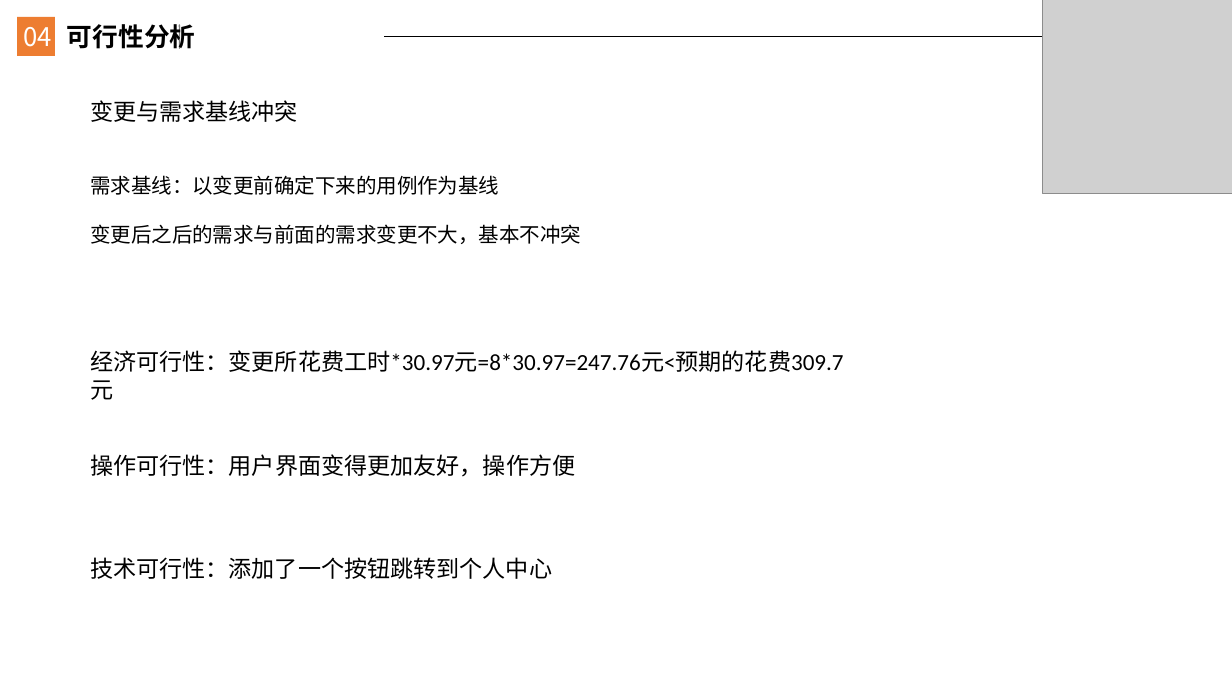
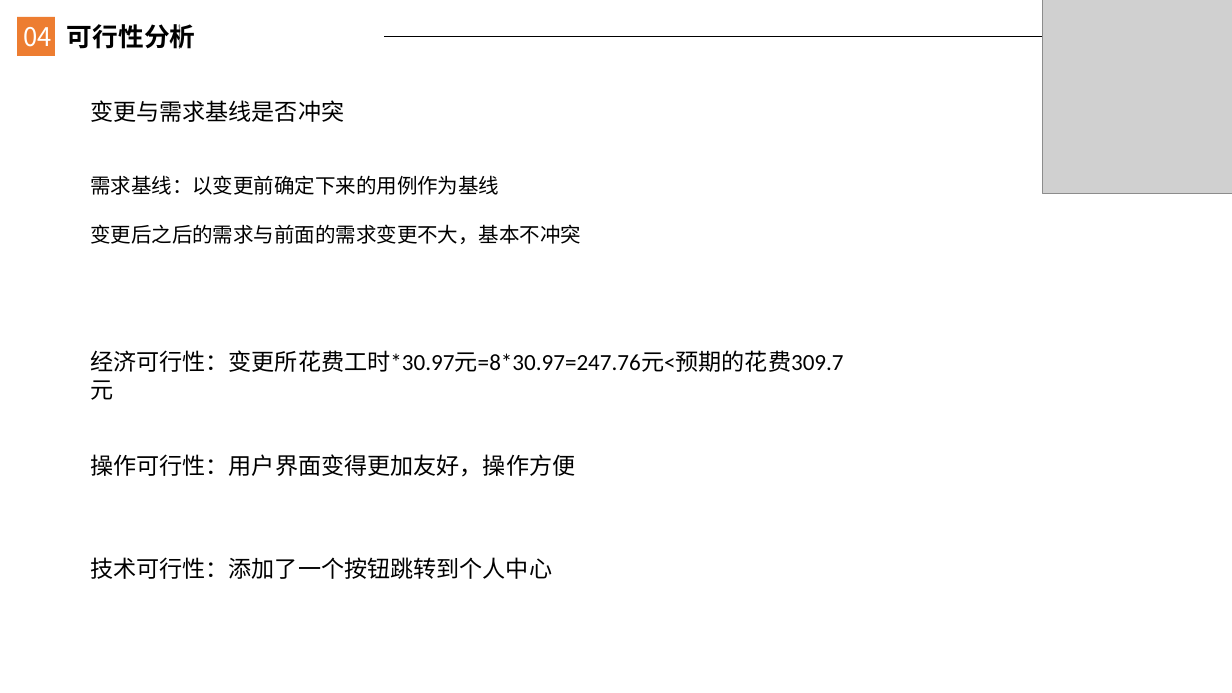
Before and after one commit to JanHonan/store, a slide deck: slide 16 of G2/软件工程系列课程教学辅助网站/非受控文档/楼静靓/PRD2017-G2-需求变更管理ppt.pptx (slide 15 before the commit). Drawn at 1232x693 pixels with LibreOffice and Linux fonts; fonts in the diff are those of the drawing; grey boxes stand for pictures. Boxes give left, top, right and bottom in pixels: in the first picture for what was removed or moved away, otherwise in the second. Text is boxed around its words. In the diff, an @@ line names an element or a change of style, - is before the commit and + after.

Commit message:
楼静靓 2018-01-14 提交编码与系统实现计划和个人总结并修改了需求变更管理ppt和文档

```diff
--- a/G2/软件工程系列课程教学辅助网站/非受控文档/楼静靓/PRD2017-G2-需求变更管理ppt.pptx
+++ b/G2/软件工程系列课程教学辅助网站/非受控文档/楼静靓/PRD2017-G2-需求变更管理ppt.pptx
@@ text at (90, 100, 344, 122): text changed @@
-变更与需求基线冲突
+变更与需求基线是否冲突
```
Also in this commit, not shown: 2 other slides changed, 1 slide added, 2 other files.
